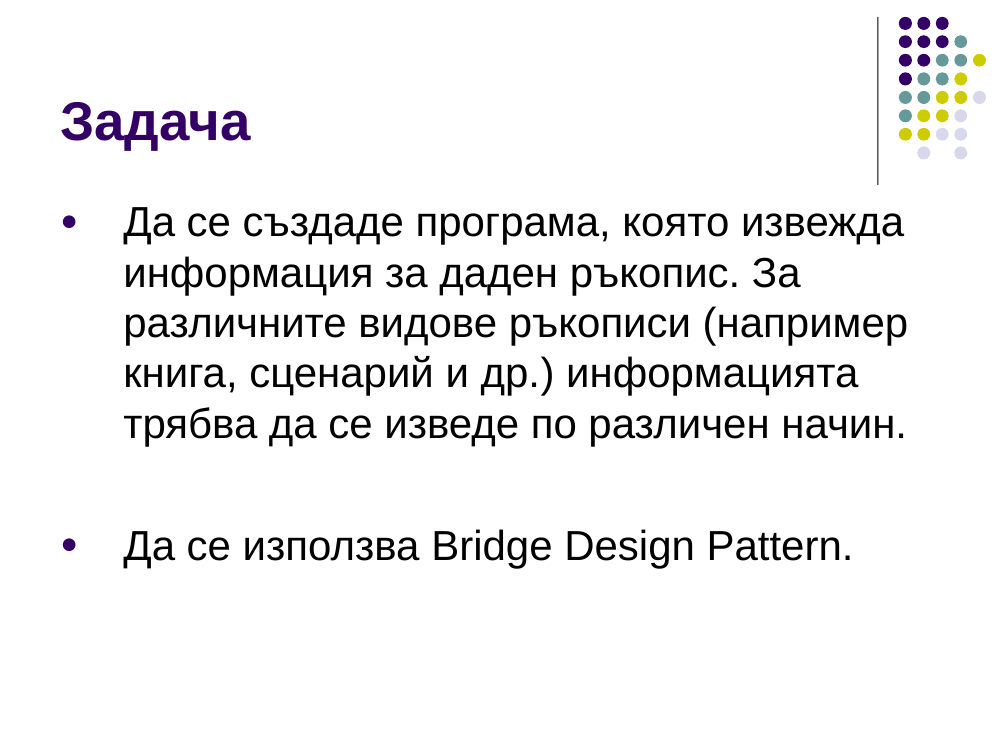
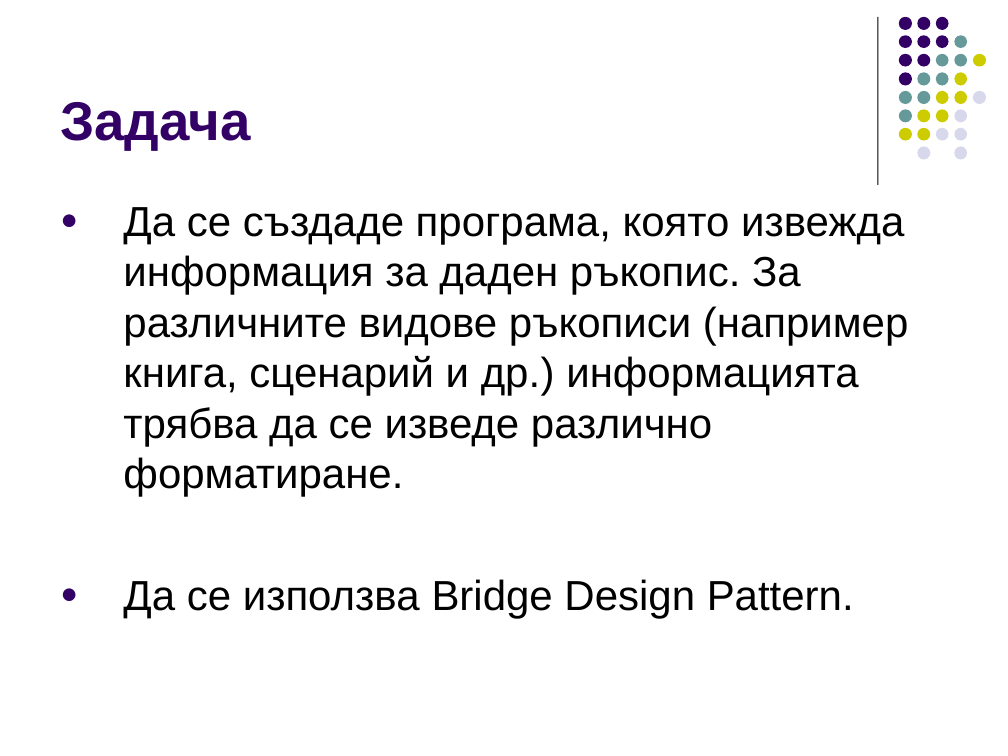
Before and after one commit to ivorusev/startup-factory-java-course, a slide deck: slide 14 of slides/7-Design-Patterns.ppt (slide 13 before the commit). Drawn at 1008x756 pixels with LibreOffice and Linux fonts; fonts in the diff are those of the drawing. Boxes give left, top, right and bottom in pixels: in the first picture for what was removed or moved away, otherwise in the second. Text is boxed around its words. In the diff, an @@ line names an element or a change of style, - is before the commit and + after.

```diff
--- a/slides/7-Design-Patterns.ppt
+++ b/slides/7-Design-Patterns.ppt
@@ text at <box>123,207,909,497</box>: text changed @@
-● Да се създаде програма, която извежда информация за даден ръкопис. За различните видове ръкописи (например книга, сценарий и др.) информацията трябва да се изведе по различен начин.
+● Да се създаде програма, която извежда информация за даден ръкопис. За различните видове ръкописи (например книга, сценарий и др.) информацията трябва да се изведе различно форматиране.
```
Also in this commit, not shown: 3 other slides changed, 5 slides added, 2 slides removed, 1 other file.
